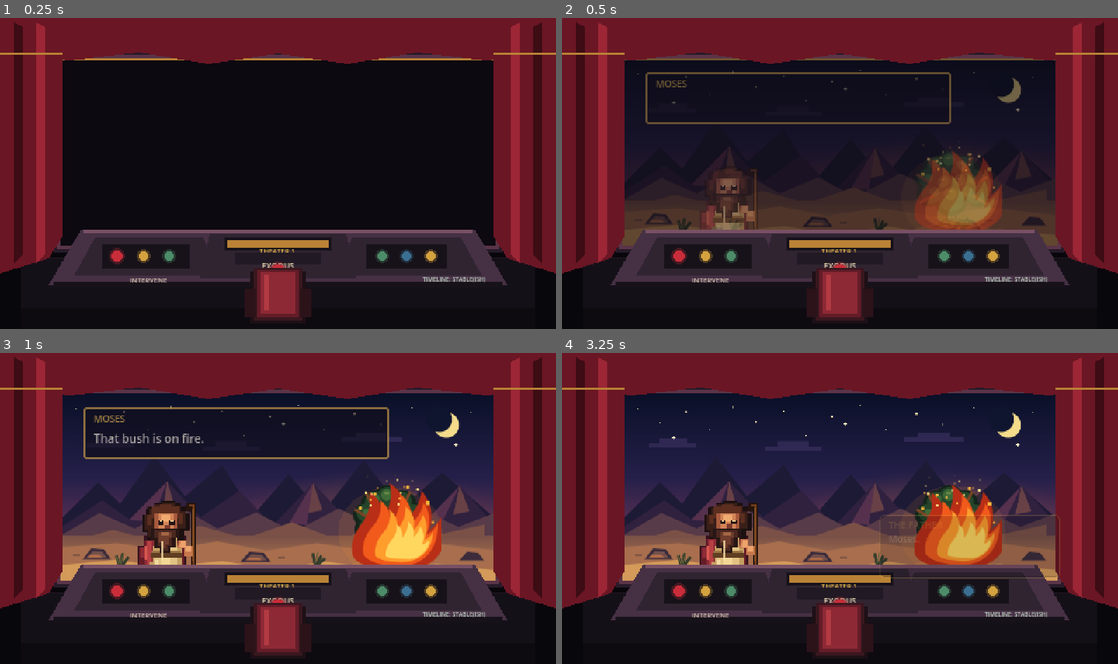
Above: before the commit, frames 1-4 (two rows, left to right).
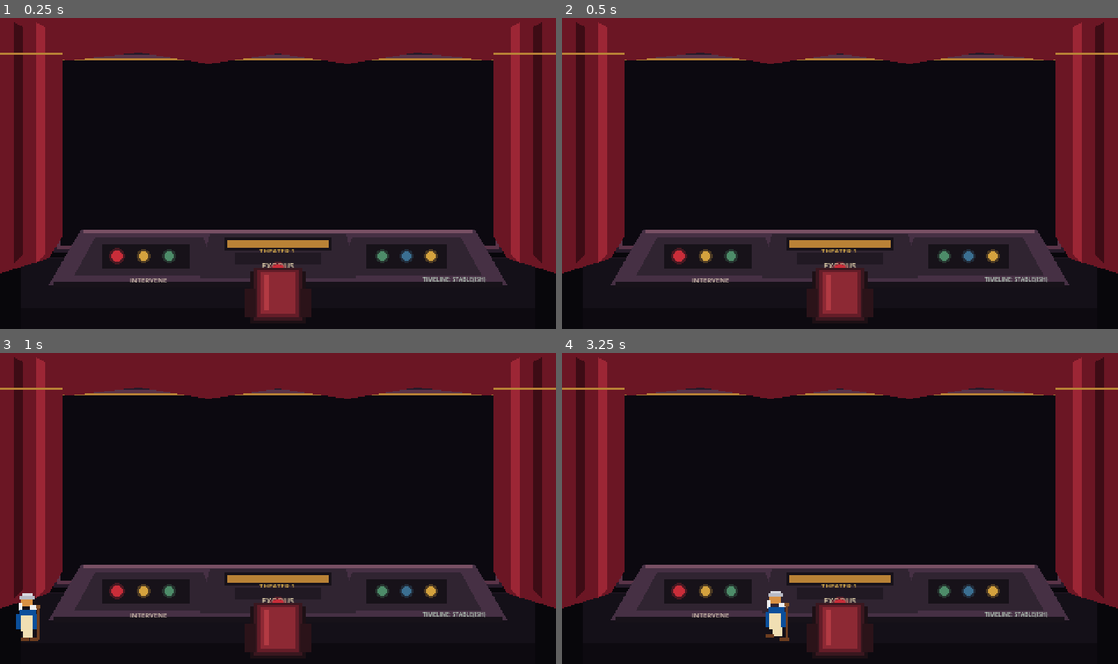
Above: after the commit, the same moments.

Repository: badmrfrosty313/the-bible-sort-of
Game: Godot game, scene res://scenes/theater/theater.tscn
Same seed, same stepped clock (60 frames per second), same inputs: the game is played once before the commit and once after it.
Inputs:
- Up to frame 1 (0.25 s): no input
- Up to frame 2 (0.5 s): no input
- Up to frame 3 (1 s): no input
- Up to frame 4 (3.25 s): no input

Frame 1 is identical in both runs. In frame 2, 17% of the frame differs, in the area x 10-90%, y 12-74%; in frame 3, 36%; in frame 4, 43%, in the area x 10-90%, y 12-93%.
Error before the commit: Parse Error: Class "Father" hides a global script class. (res://scripts/father.gd:2)

Commit message:
Use native pixel Father controller

Diff:
--- a/scenes/characters/father.tscn
+++ b/scenes/characters/father.tscn
@@ -1,6 +1,6 @@
 [gd_scene load_steps=3 format=3]
 
-[ext_resource type="Script" path="res://scripts/father.gd" id="1_father_script"]
+[ext_resource type="Script" path="res://scripts/father_pixel.gd" id="1_father_script"]
 [ext_resource type="Texture2D" path="res://art/characters/father/father.png" id="2_father_texture"]
 
 [node name="Father" type="Node2D"]
